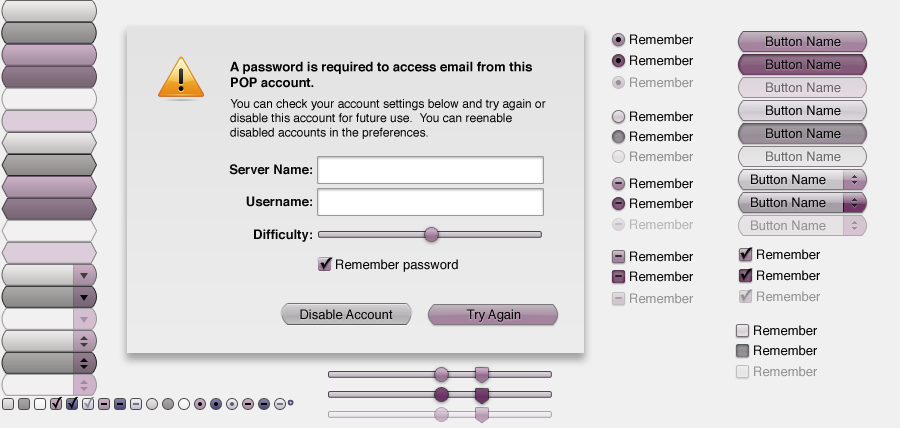
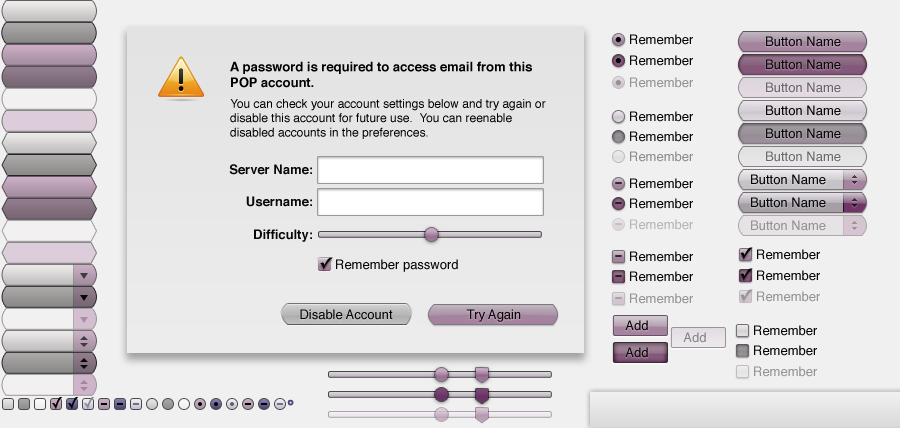
The second 900 x 428 image is a revision of the first. Changes to its layers:
added group "Bottom Toolbar" with 13 layers above "Radio Buttons" over 590, 315, 900, 428
added layer "Gradient Fill 1" (1st of 2, in "Bottom Toolbar") in group "Bottom Toolbar" over 590, 391, 900, 428
added group "Default Reg" (2nd of 2, in "Bottom Toolbar") with 3 layers in group "Bottom Toolbar" over 612, 315, 676, 336
added layer "Add" in group "Default Reg" over 625, 320, 648, 331
added layer "Gradient Fill 3 copy 2" (2nd of 2, in "Bottom Toolbar" › "Default Reg") (screen, 67%) in group "Default Reg" over 612, 315, 676, 328
added layer "Gradient Fill 2 copy 2" (2nd of 2, in "Bottom Toolbar" › "Default Reg") in group "Default Reg" over 612, 315, 668, 336
added group "Default Pressed" (2nd of 2, in "Bottom Toolbar") with 3 layers in group "Bottom Toolbar" over 612, 338, 676, 363
added layer "Add copy" in group "Default Pressed" over 625, 347, 648, 358
added layer "Gradient Fill 3 copy 5" (2nd of 2, in "Bottom Toolbar" › "Default Pressed") (screen, 91%) in group "Default Pressed" over 612, 338, 676, 355
added layer "Gradient Fill 2 copy 5" (2nd of 2, in "Bottom Toolbar" › "Default Pressed") in group "Default Pressed" over 612, 342, 668, 363
added group "Default Disabled" (2nd of 2, in "Bottom Toolbar") with 3 layers in group "Bottom Toolbar" over 650, 323, 727, 348
added layer "Add copy 2" (50%) in group "Default Disabled" over 683, 332, 706, 343
added layer "Gradient Fill 2 copy 6" (2nd of 2, in "Bottom Toolbar" › "Default Disabled") in group "Default Disabled" over 670, 327, 726, 348
